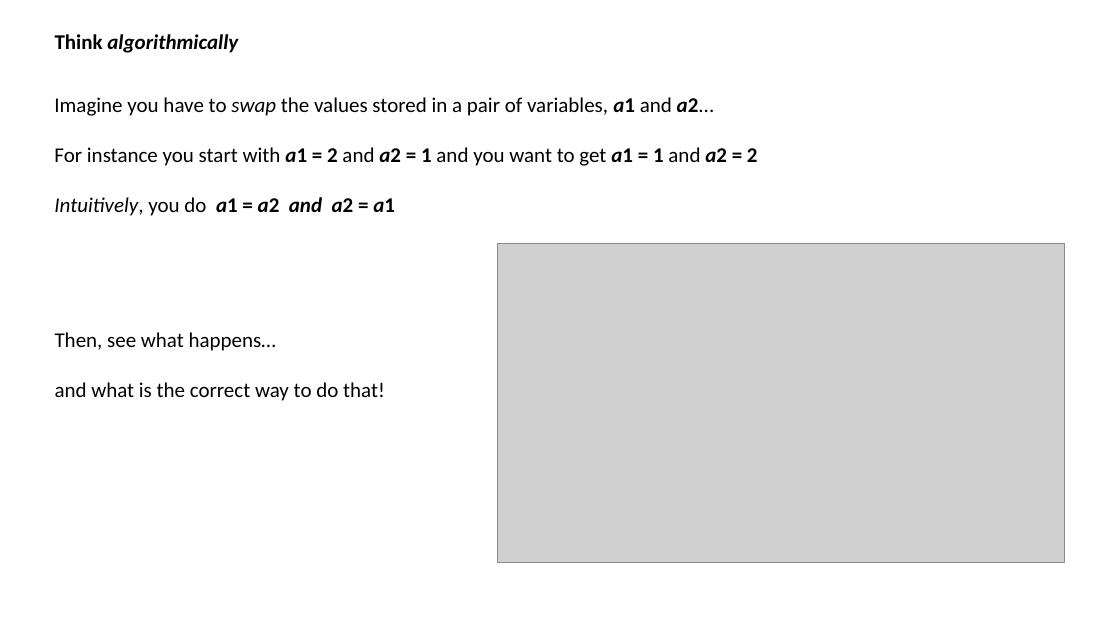
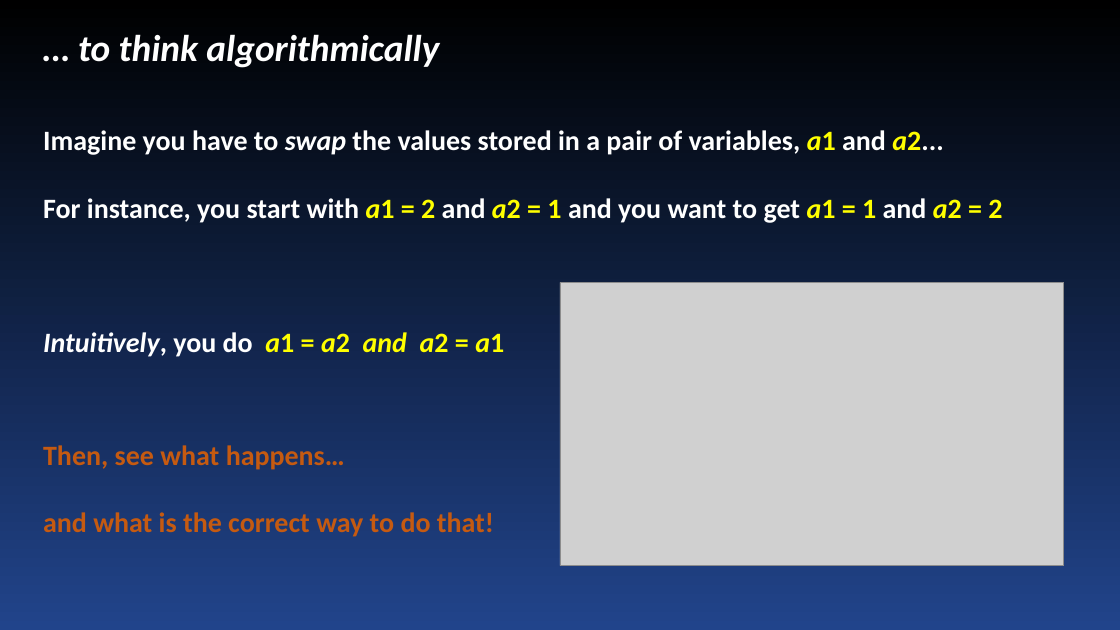
Before and after one commit to Mauro-Prencipe/Python_course_2022, a slide deck: slide 6 of Intro.pptx (slide 4 before the commit). Drawn at 1120x630 pixels with LibreOffice and Linux fonts; fonts in the diff are those of the drawing; grey boxes stand for pictures. Boxes give left, top, right and bottom in pixels: in the first picture for what was removed or moved away, otherwise in the second. Text is boxed around its words. In the diff, an @@ line names an element or a change of style, - is before the commit and + after.

```diff
--- a/Intro.pptx
+++ b/Intro.pptx
@@ background #FFFFFF to gradient #000000 to #21448B @@
@@ text at bbox=[78, 34, 439, 68]: text changed; size 18 to 32 pt; text colour #000000 to #FFFFFF @@
-Think algorithmically
+… to think algorithmically
@@ text "Imagine you have to swap ...": place and size @@
-text "Imagine you have to swap ..." at bbox=[54, 97, 758, 216]
+text "Imagine you have to swap ..." at bbox=[43, 130, 1002, 357]
@@ text at bbox=[43, 130, 943, 357]: size 18 to 24 pt in "Imagine you have to swap the values ...", "Intuitively, you do a1 = a2 and ..."; text colour #000000 to #FFFFFF, bold on in "Imagine you have to swap the values ...", "Intuitively, you do"; text colour #000000 to #FFFF00 in "a1 a2...", "a1 = a2 and a2 = a1" @@
@@ text at bbox=[43, 198, 1002, 223]: text changed; size 18 to 24 pt; text colour #000000 to #FFFFFF; bold on @@
-For instance you start with a1 = 2 and a2 = 1 and you want to get a1 = 1 and a2 = 2
+For instance, you start with a1 = 2 and a2 = 1 and you want to get a1 = 1 and a2 = 2
@@ picture: place and size @@
-picture at bbox=[498, 244, 1065, 563]
+picture at bbox=[560, 282, 1065, 565]
@@ text "Then, see what happens…": place and size @@
-text "Then, see what happens…" at bbox=[55, 332, 385, 401]
+text "Then, see what happens…" at bbox=[43, 445, 494, 537]
@@ text "Then, see what happens…" at bbox=[43, 445, 494, 537]: size 18 to 24 pt, text colour #000000 to #C55A11, bold on @@
```
Also in this commit, not shown: 3 other slides changed, 7 slides added, 1 other file.
